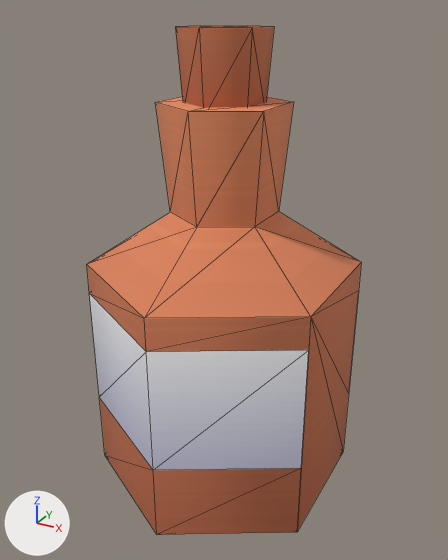
Before and after pictures for a commit that changed the glTF model Assets/UnityEve/Art/Models/survival/bottle-large.glb.
Camera for both pictures: a camera (50 mm lens) standing at (0.0845, -0.154, 0.1485) and looking at (-0.0001, -0.0002, 0.0716). Arrows for +X, +Y and +Z are at lower left; the lights stay in place. The picture after the commit comes second. Mesh edges are drawn as thin lines. Vertices at exactly the same position are counted once.

Names of what the first picture shows: 'bottle-large'.
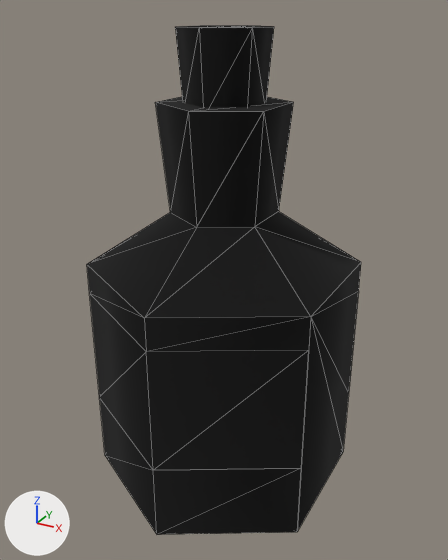
Boxes [x1, y1, x2, y2] around the edits, measured in the pictures (448 x 560 px):
part 1 of me_bottle_large, surface changed (darker): [87, 26, 361, 535] in both

The change, as a list of edits to the scene's bpy script:
```text
Change me_bottle_large:
    where me_bottle_large.from_pydata(...)  # 66 vertices, 96 faces; spans x -0.0362..0.0362, y -0.0418..0.0418, z 0.0..0.1439
    used by ob_bottle_large; location = (0.0, 0.0, 0.0)
    me_bottle_large part 1: 96 kept faces spanning x -0.0362..0.0362, y -0.0418..0.0418, z 0.0..0.1439 get new texture (UV) coordinates
```
